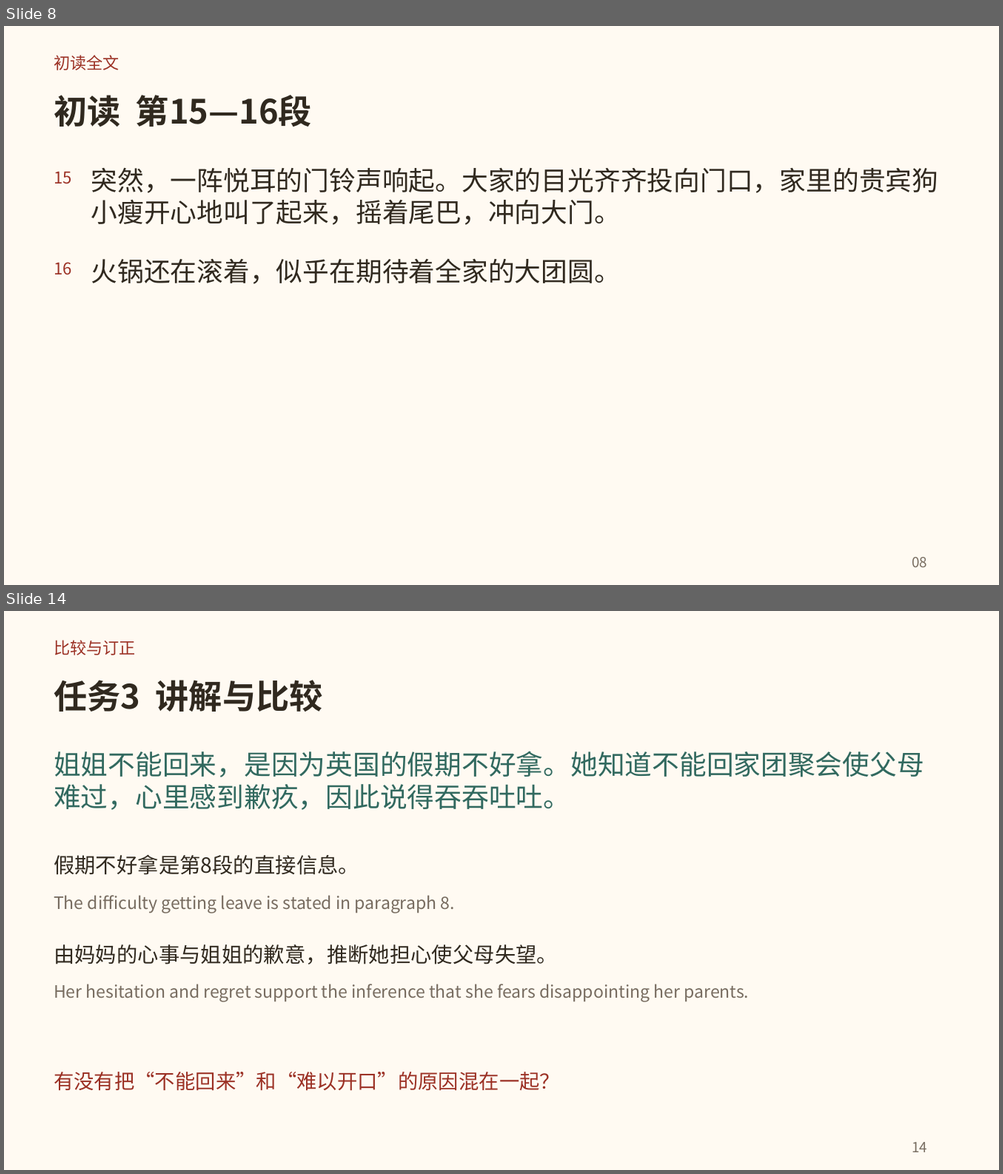
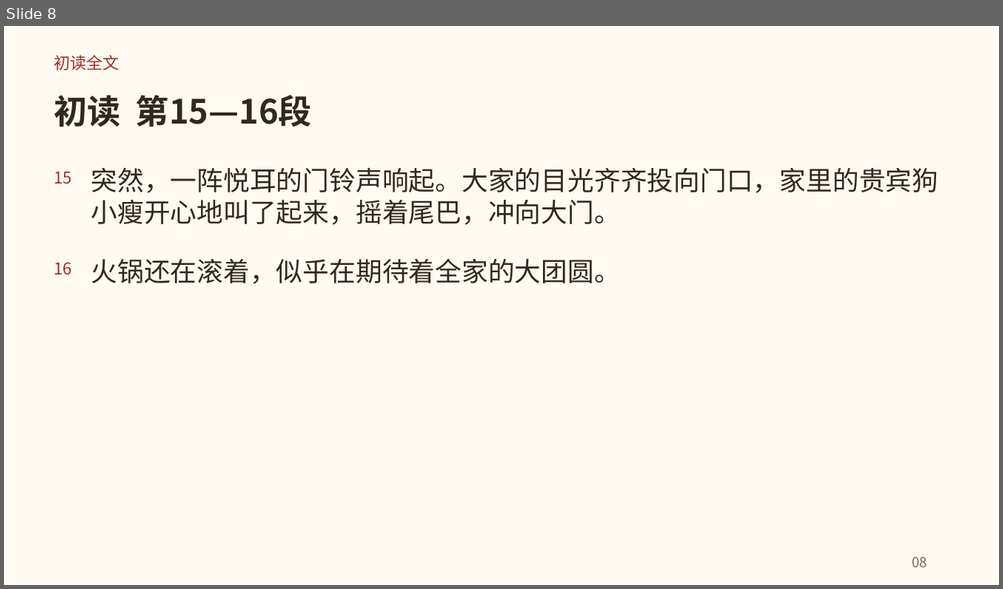
Before and after one commit to lf9675/huawentong-home, a slide deck: du/textbook/1hcl/unit2/tuanyuanfan/downloads/tuanyuanfan-teaching.pptx. Shown one above the other, each under a label of ours: slides 8 and 14 before the commit, slide 8 after it; the slides between them are not shown. The pictures are 1003x1174 and 1003x589 pixels, drawn with LibreOffice and Linux fonts; fonts in the diff are those of the drawing. Boxes give left, top, right and bottom in pixels: in the first picture for what was removed or moved away, otherwise in the second. Text is boxed around its words. In the diff, an @@ line names an element or a change of style, - is before the commit and + after.

```diff
--- a/du/textbook/1hcl/unit2/tuanyuanfan/downloads/tuanyuanfan-teaching.pptx
+++ b/du/textbook/1hcl/unit2/tuanyuanfan/downloads/tuanyuanfan-teaching.pptx
@@ slide 14 removed at bbox=[4, 611, 999, 1170], background #FFFAF2 @@
@@ text removed at bbox=[54, 640, 135, 655] @@
-比较与订正
@@ text removed at bbox=[54, 680, 323, 712] @@
-任务3 讲解与比较
@@ text removed at bbox=[54, 751, 924, 810] @@
-姐姐不能回来，是因为英国的假期不好拿。她知道不能回家团聚会使父母
-难过，心里感到歉疚，因此说得吞吞吐吐。
@@ text removed at bbox=[54, 855, 359, 875] @@
-假期不好拿是第8段的直接信息。
@@ text removed at bbox=[54, 895, 455, 913] @@
-The difficulty getting leave is stated in paragraph 8.
@@ text removed at bbox=[54, 945, 558, 965] @@
-由妈妈的心事与姐姐的歉意，推断她担心使父母失望。
@@ text removed at bbox=[54, 984, 748, 1002] @@
-Her hesitation and regret support the inference that she fears disappointing her parents.
@@ text removed at bbox=[54, 1072, 560, 1091] @@
-有没有把“不能回来”和“难以开口”的原因混在一起？
@@ text removed at bbox=[911, 1142, 927, 1153] @@
-14
```
Also in this commit, not shown: 1 slide changed, 20 slides added, 23 other slides removed, 42 other files.
